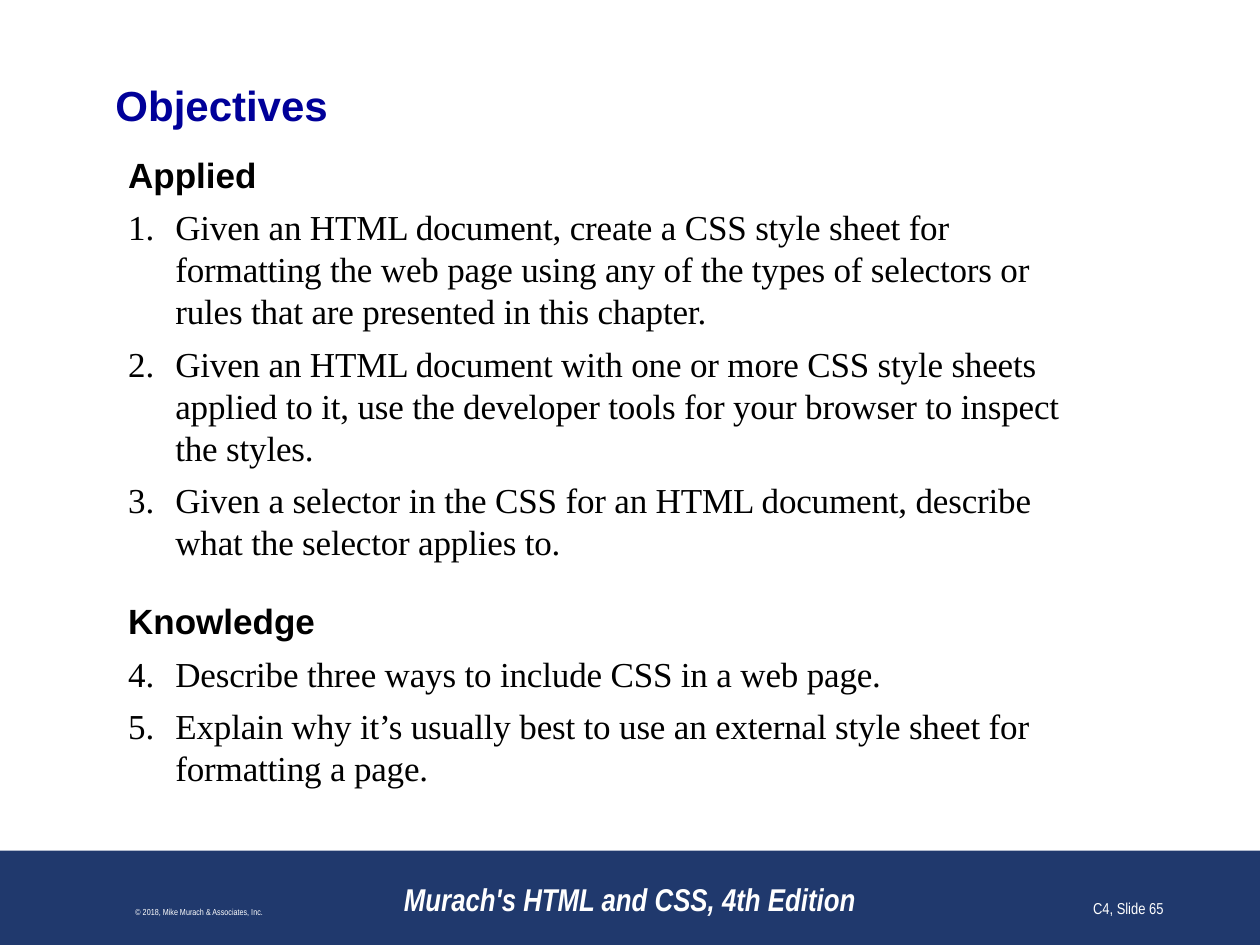
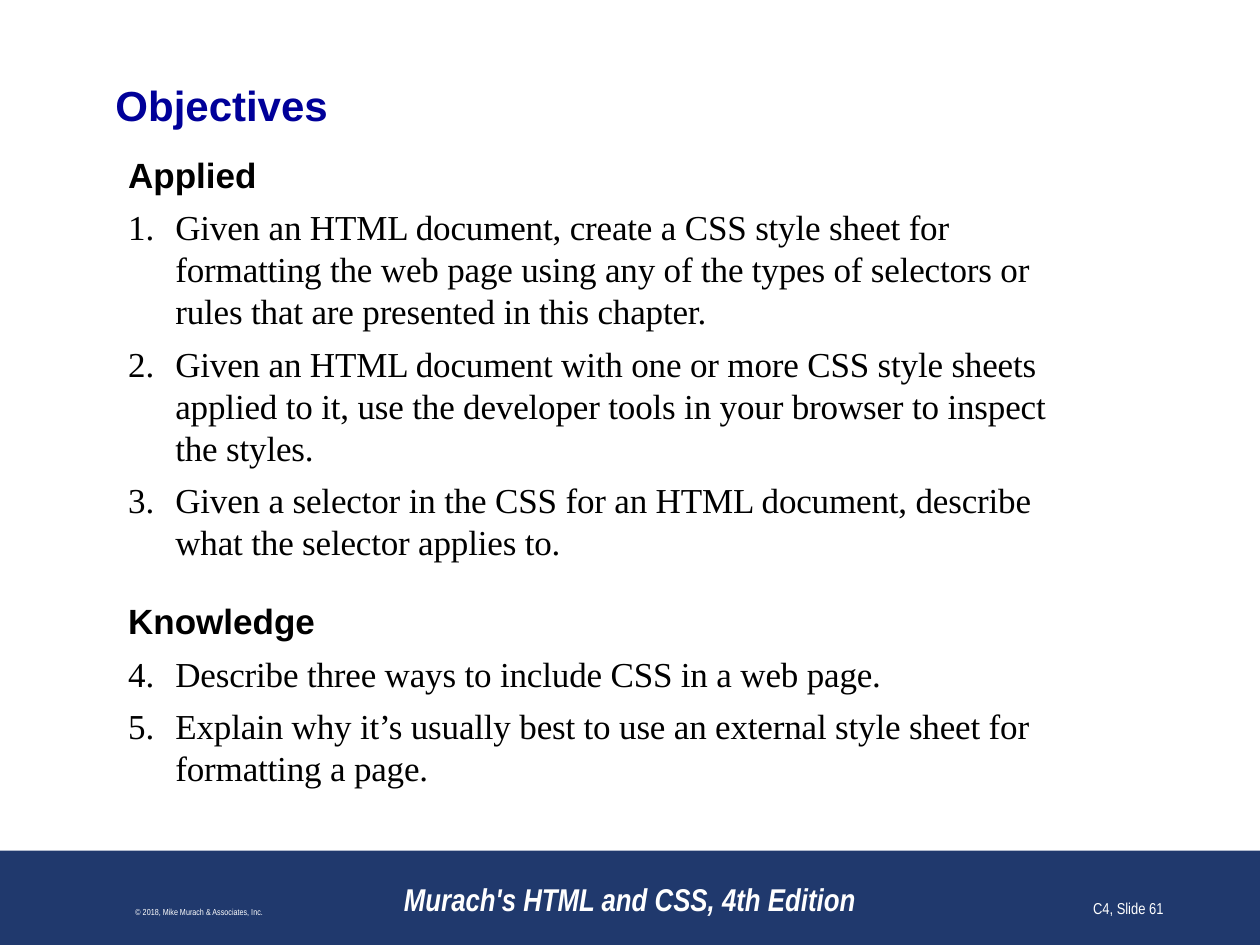
Before and after one commit to paulsmithkc/awd1000_base_lab_and_homework, a slide deck: slide 61 of murach_html_4e/slides/Chapter 4 slides (Revised).pptx (slide 65 before the commit). Drawn at 1260x945 pixels with LibreOffice and Linux fonts; fonts in the diff are those of the drawing; background and template pictures are left out. Boxes give left, top, right and bottom in pixels: in the first picture for what was removed or moved away, otherwise in the second. Text is boxed around its words. In the diff, an @@ line names an element or a change of style, - is before the commit and + after.

```diff
--- a/murach_html_4e/slides/Chapter 4 slides (Revised).pptx
+++ b/murach_html_4e/slides/Chapter 4 slides (Revised).pptx
@@ text at [175,352,1046,468]: text changed @@
-2. Given an HTML document with one or more CSS style sheets applied to it, use the developer tools for your browser to inspect the styles.
+2. Given an HTML document with one or more CSS style sheets applied to it, use the developer tools in your browser to inspect the styles.
@@ page number at [1093,902,1163,916]: text changed @@
-C4, Slide 65
+C4, Slide 61
```
Also in this commit, not shown: 20 other slides changed, 1 slide added, 5 slides removed.
